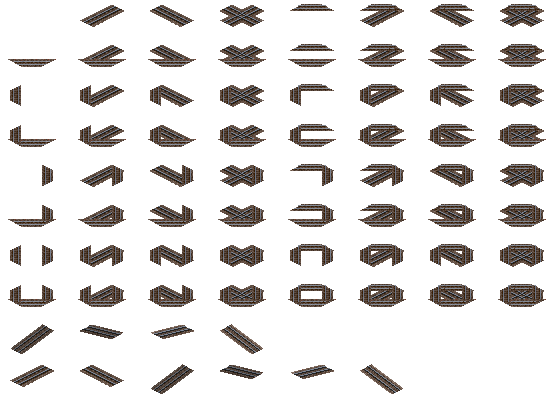
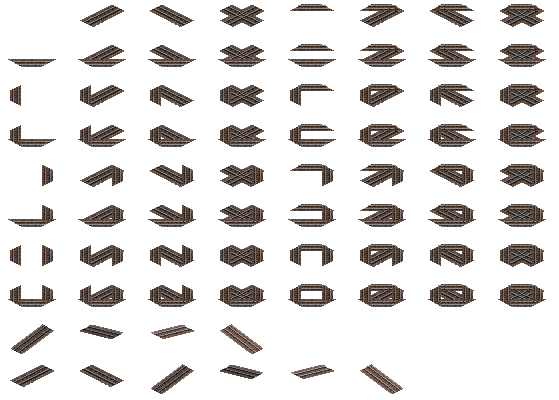
Layer changes from the first 559 × 400 image to the second:
painted on "b_parts_1435_jp_wood_blst_slopes copy" over 151, 364, 403, 394
painted on "b_parts_1435_jp_wood_blst_slopes" over 11, 324, 263, 354
